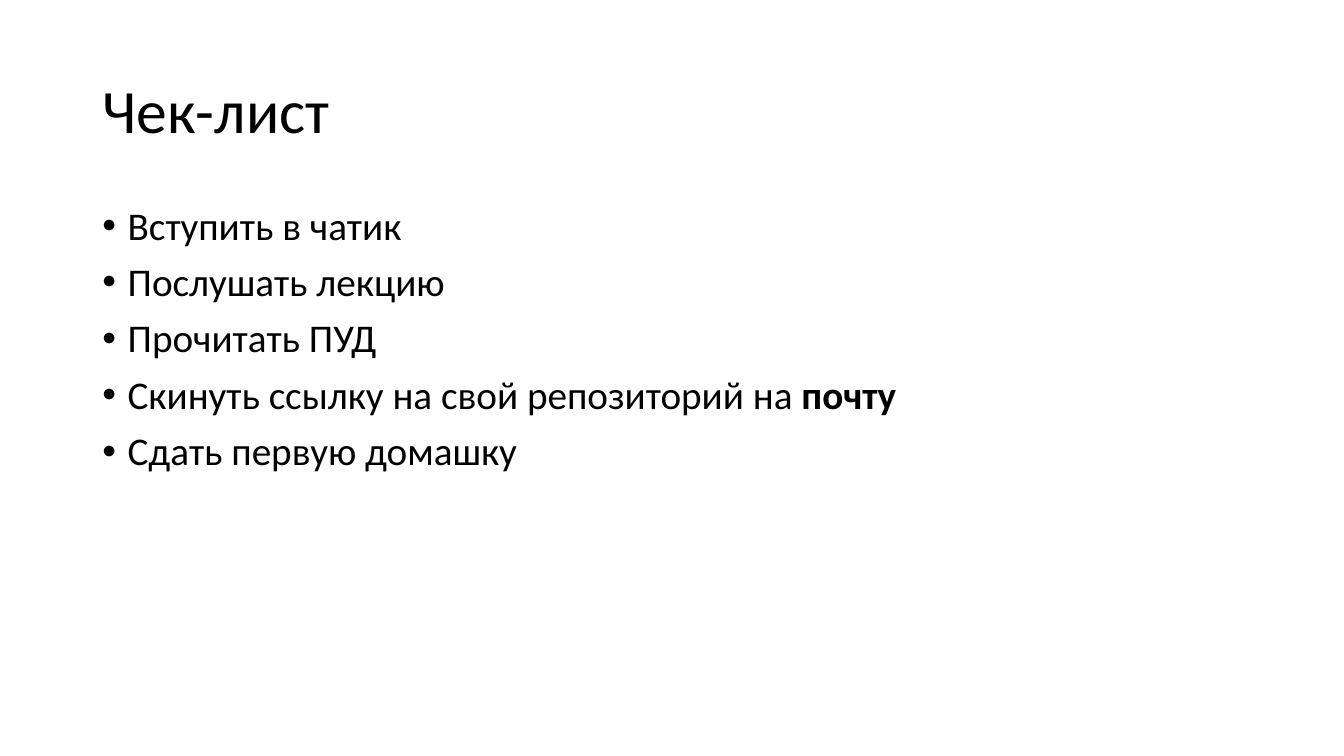
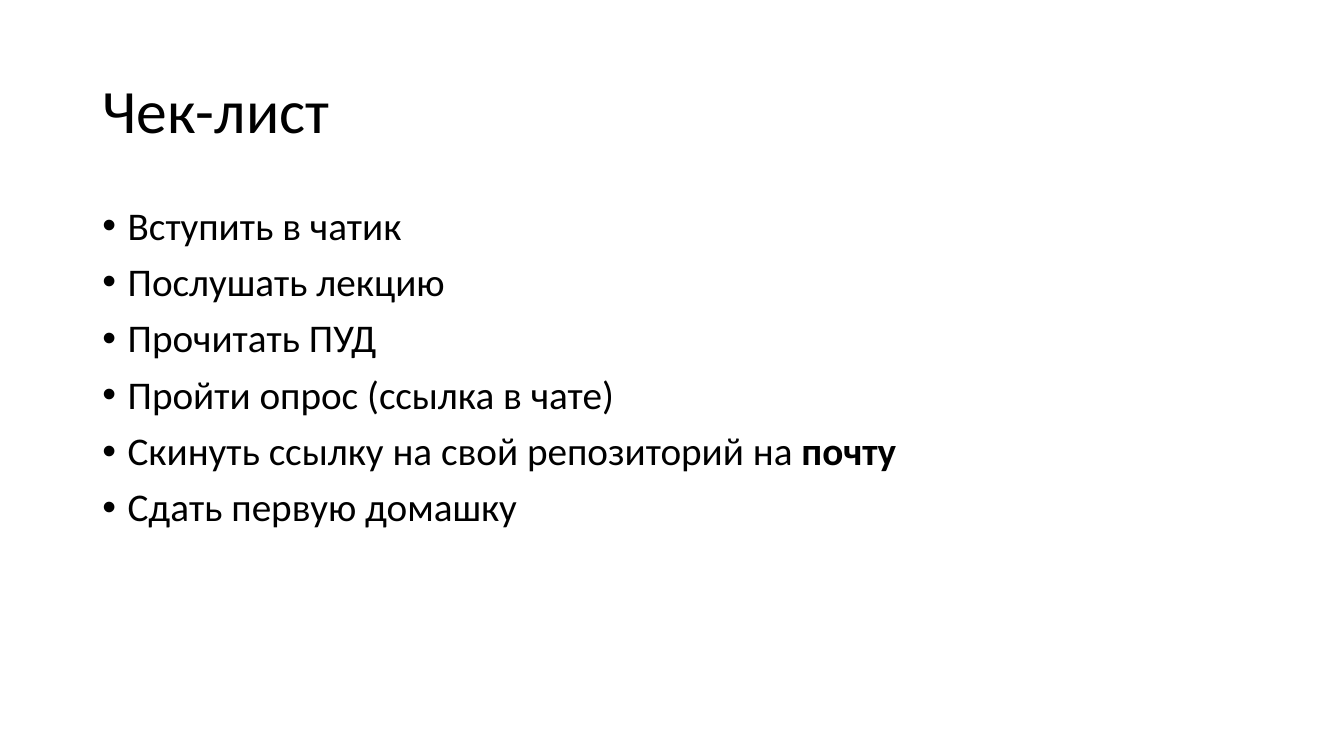
Before and after one commit to svkov/hse_ml_course_2024, a slide deck: slide 8 of О чем курс.pptx. Drawn at 1344x756 pixels with LibreOffice and Linux fonts; fonts in the diff are those of the drawing. Boxes give left, top, right and bottom in pixels: in the first picture for what was removed or moved away, otherwise in the second. Text is boxed around its words. In the diff, an @@ line names an element or a change of style, - is before the commit and + after.

Commit message:
update pptx

```diff
--- a/О чем курс.pptx
+++ b/О чем курс.pptx
@@ text at (128,380,614,416): paragraph added @@
+• Пройти опрос (ссылка в чате)
```
